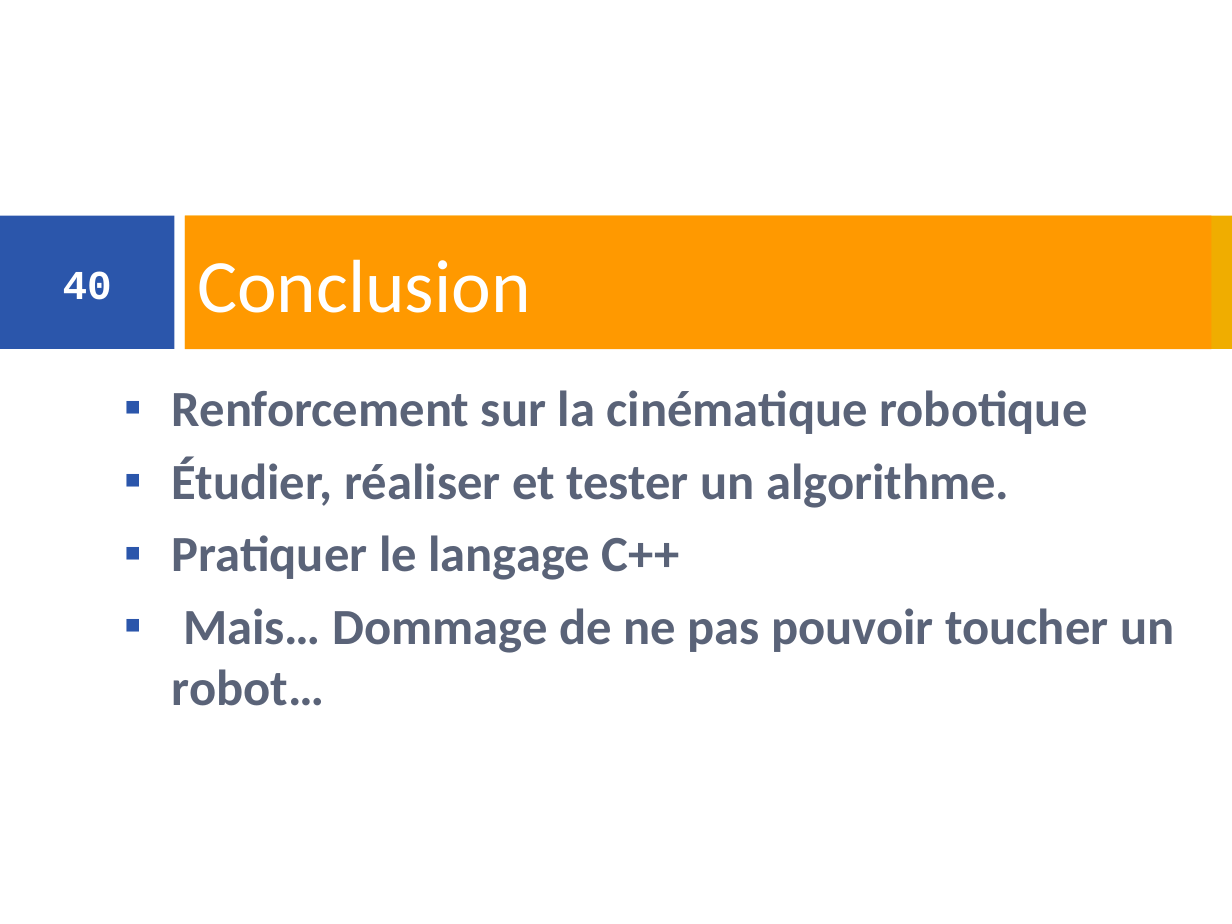
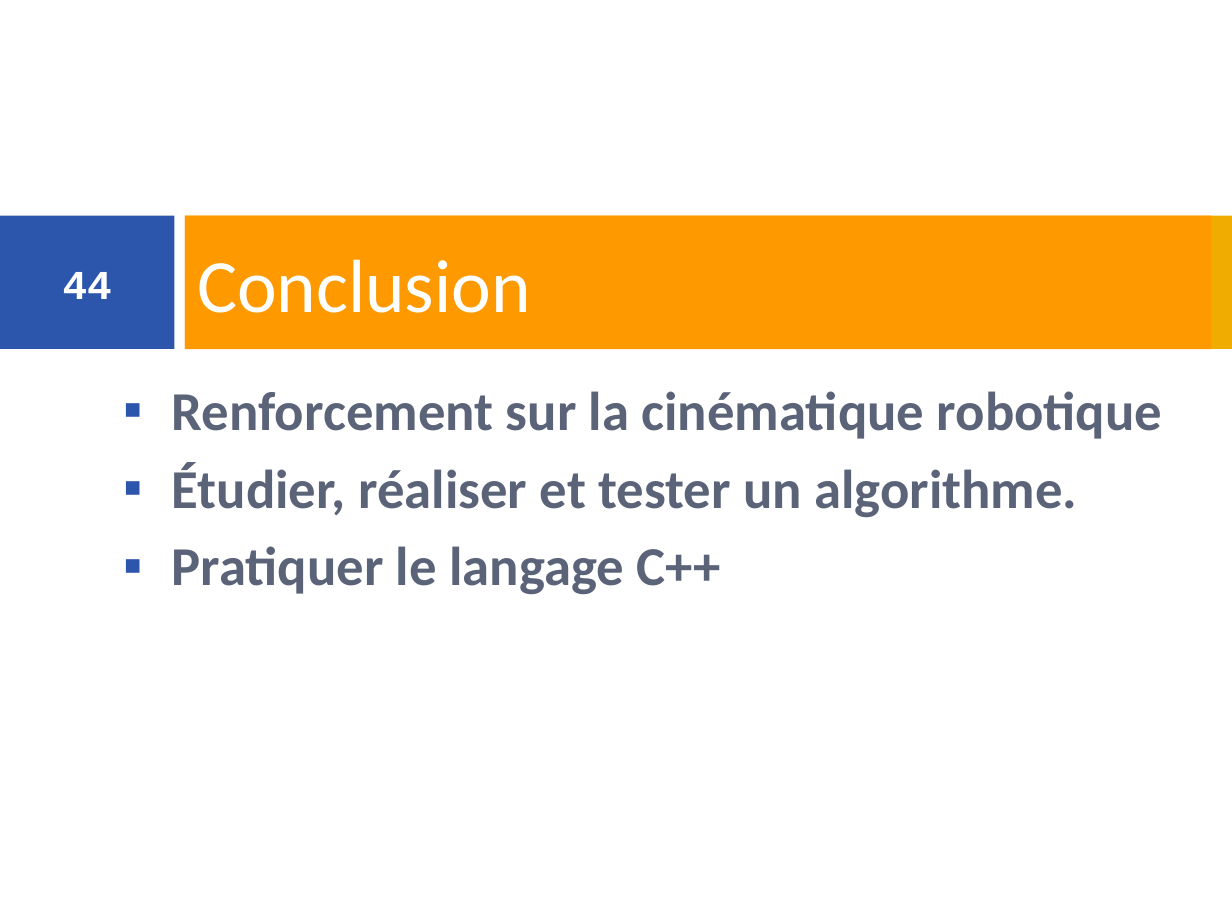
Before and after one commit to tangwing/Robotology, a slide deck: slide 44 of doc/Test de l’accessibilité d’un point.pptx (slide 40 before the commit). Drawn at 1232x924 pixels with LibreOffice and Linux fonts; fonts in the diff are those of the drawing; background and template pictures are left out. Boxes give left, top, right and bottom in pixels: in the first picture for what was removed or moved away, otherwise in the second. Text is boxed around its words. In the diff, an @@ line names an element or a change of style, - is before the commit and + after.

```diff
--- a/doc/Test de l’accessibilité d’un point.pptx
+++ b/doc/Test de l’accessibilité d’un point.pptx
@@ page number at <box>63,272,112,299</box>: text changed @@
-40
+44
@@ text "Renforcement sur la cinématique robotique" at <box>172,391,1162,595</box>: size 29.6 to 32 pt @@
@@ text at <box>183,608,1174,653</box>: paragraph removed @@
-▪ Mais… Dommage de ne pas pouvoir toucher un robot…
```
Also in this commit, not shown: 9 other slides changed, 5 slides added, 11 other files.
